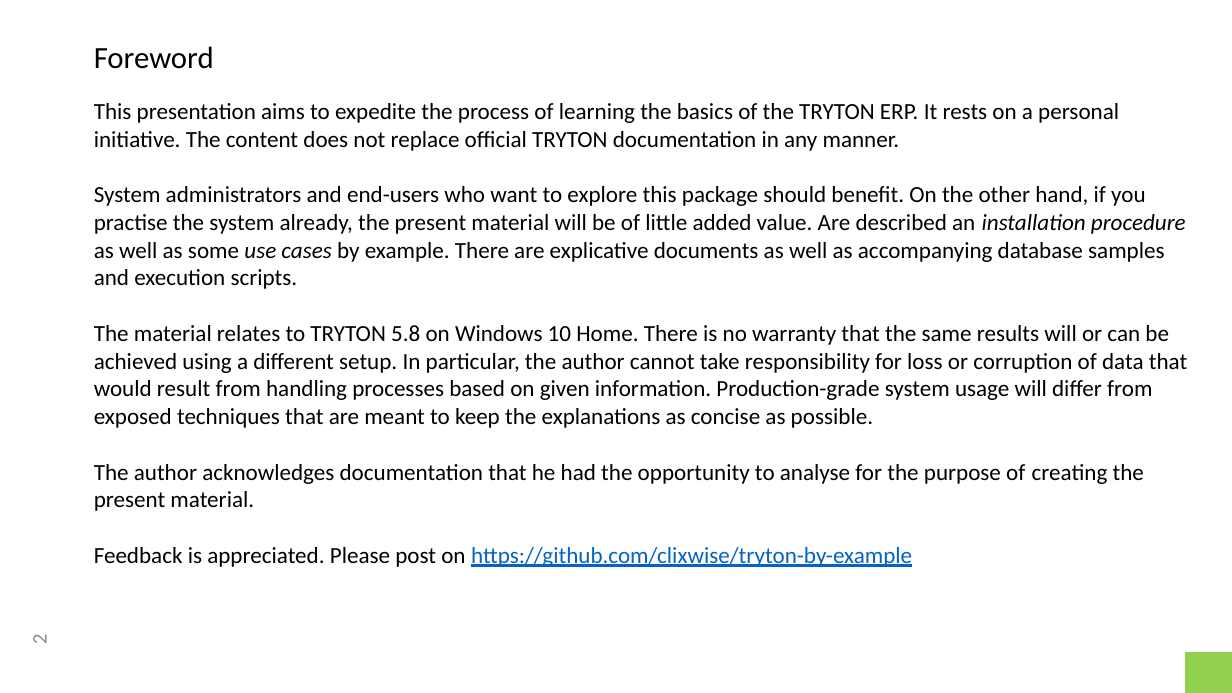
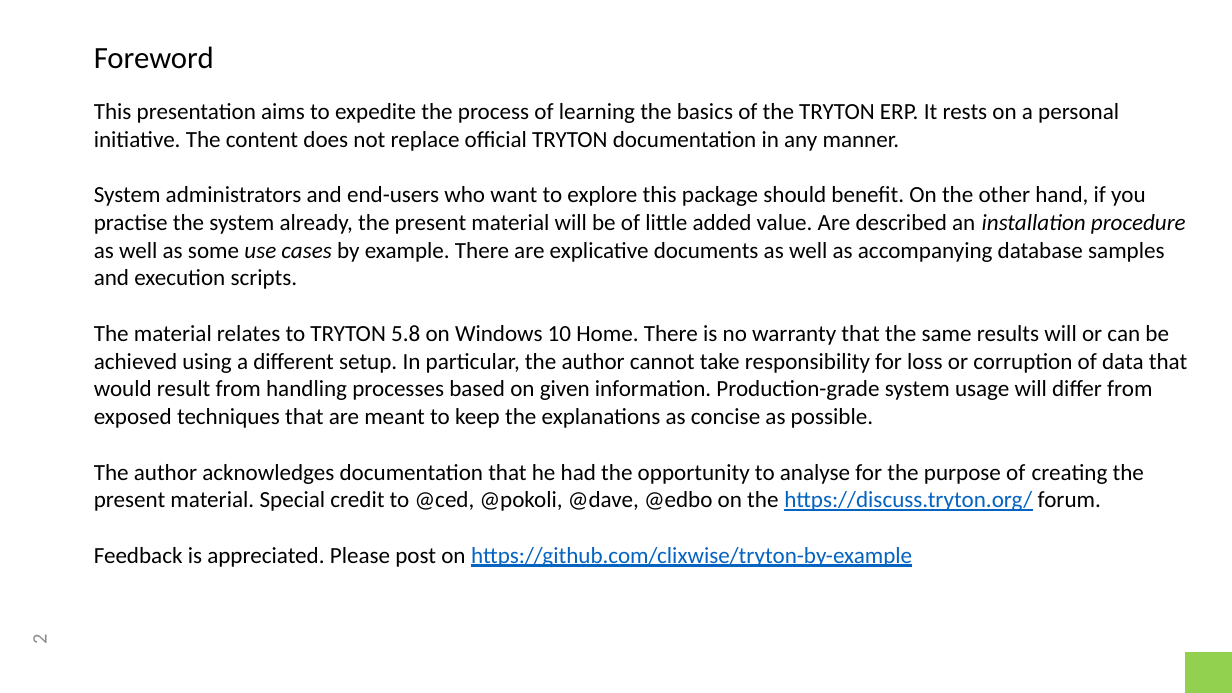
Before and after one commit to clixwise/tryton-by-example, a slide deck: slide 2 of 5.8/Tryton 5.8 - Doc 00.01 - Installation & administration.pptx. Drawn at 1232x693 pixels with LibreOffice and Linux fonts; fonts in the diff are those of the drawing. Boxes give left, top, right and bottom in pixels: in the first picture for what was removed or moved away, otherwise in the second. Text is boxed around its words. In the diff, an @@ line names an element or a change of style, - is before the commit and + after.

```diff
--- a/5.8/Tryton 5.8 - Doc 00.01 - Installation & administration.pptx
+++ b/5.8/Tryton 5.8 - Doc 00.01 - Installation & administration.pptx
@@ text at [94, 103, 1187, 567]: text changed @@
-This presentation aims to expedite the process of learning the basics of the TRYTON ERP. It rests on a personal initiative. The content does not replace official TRYTON documentation in any manner.
-System administrators and end-users who want to explore this package should benefit. On the other hand, if you practise the system already, the present material will be of little added value. Are described an installation procedure as well as some use cases by example. There are explicative documents as well as accompanying database samples and execution scripts.
-The material relates to TRYTON 5.8 on Windows 10 Home. There is no warranty that the same results will or can be achieved using a different setup. In particular, the author cannot take responsibility for loss or corruption of data that would result from handling processes based on given information. Production-grade system usage will differ from exposed techniques that are meant to keep the explanations as concise as possible.
-The author acknowledges documentation that he had the opportunity to analyse for the purpose of creating the present material.
-Feedback is appreciated. Please post on https://github.com/clixwise/tryton-by-example
+This presentation aims to expedite the process of learning the basics of the TRYTON ERP. It rests on a personal initiative. The content does not replace official TRYTON documentation in any manner.
+System administrators and end-users who want to explore this package should benefit. On the other hand, if you practise the system already, the present material will be of little added value. Are described an installation procedure as well as some use cases by example. There are explicative documents as well as accompanying database samples and execution scripts.
+The material relates to TRYTON 5.8 on Windows 10 Home. There is no warranty that the same results will or can be achieved using a different setup. In particular, the author cannot take responsibility for loss or corruption of data that would result from handling processes based on given information. Production-grade system usage will differ from exposed techniques that are meant to keep the explanations as concise as possible.
+The author acknowledges documentation that he had the opportunity to analyse for the purpose of creating the present material. Special credit to @ced, @pokoli, @dave, @edbo on the https://discuss.tryton.org/ forum.
+Feedback is appreciated. Please post on https://github.com/clixwise/tryton-by-example
```
Also in this commit, not shown: 1 other file.
